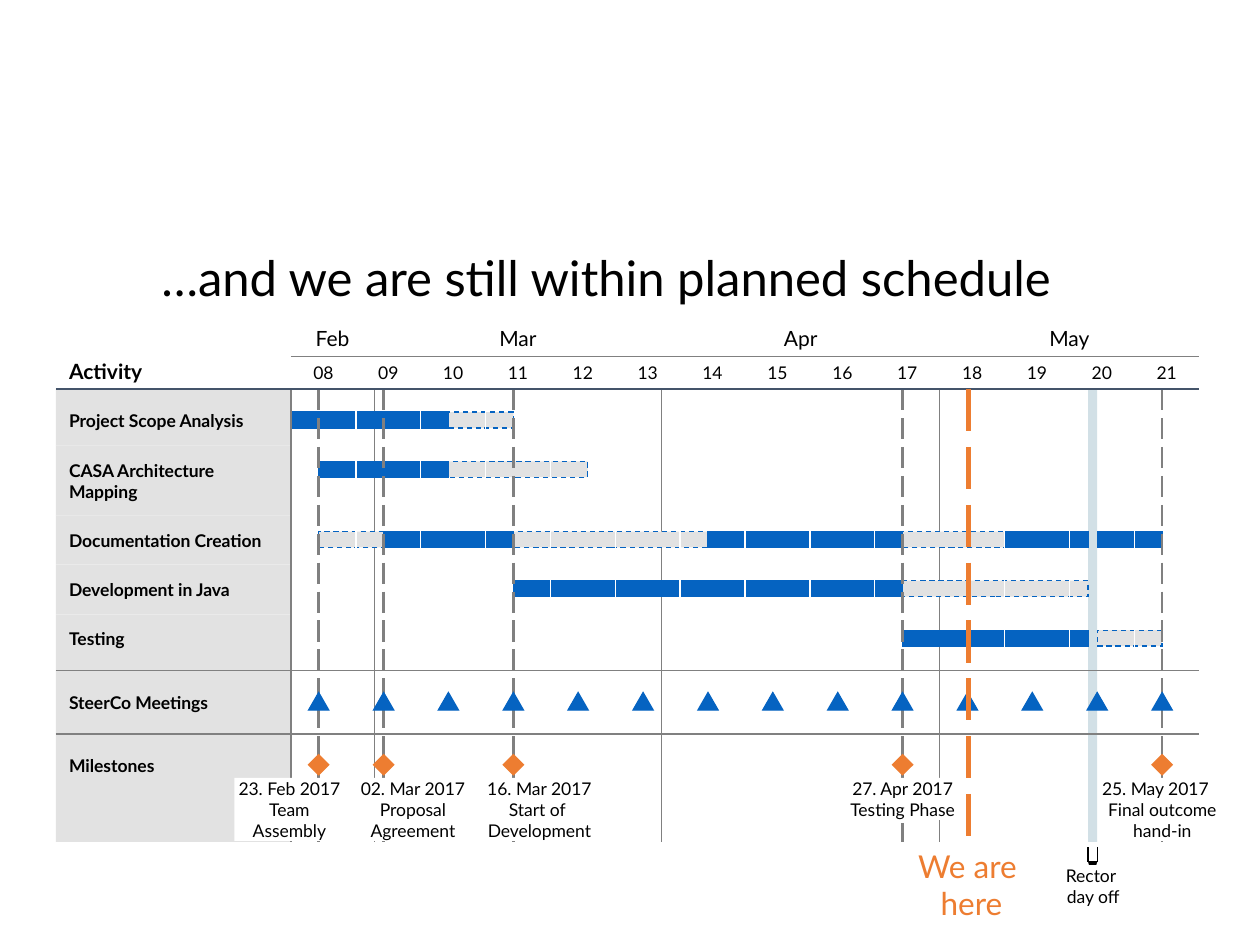
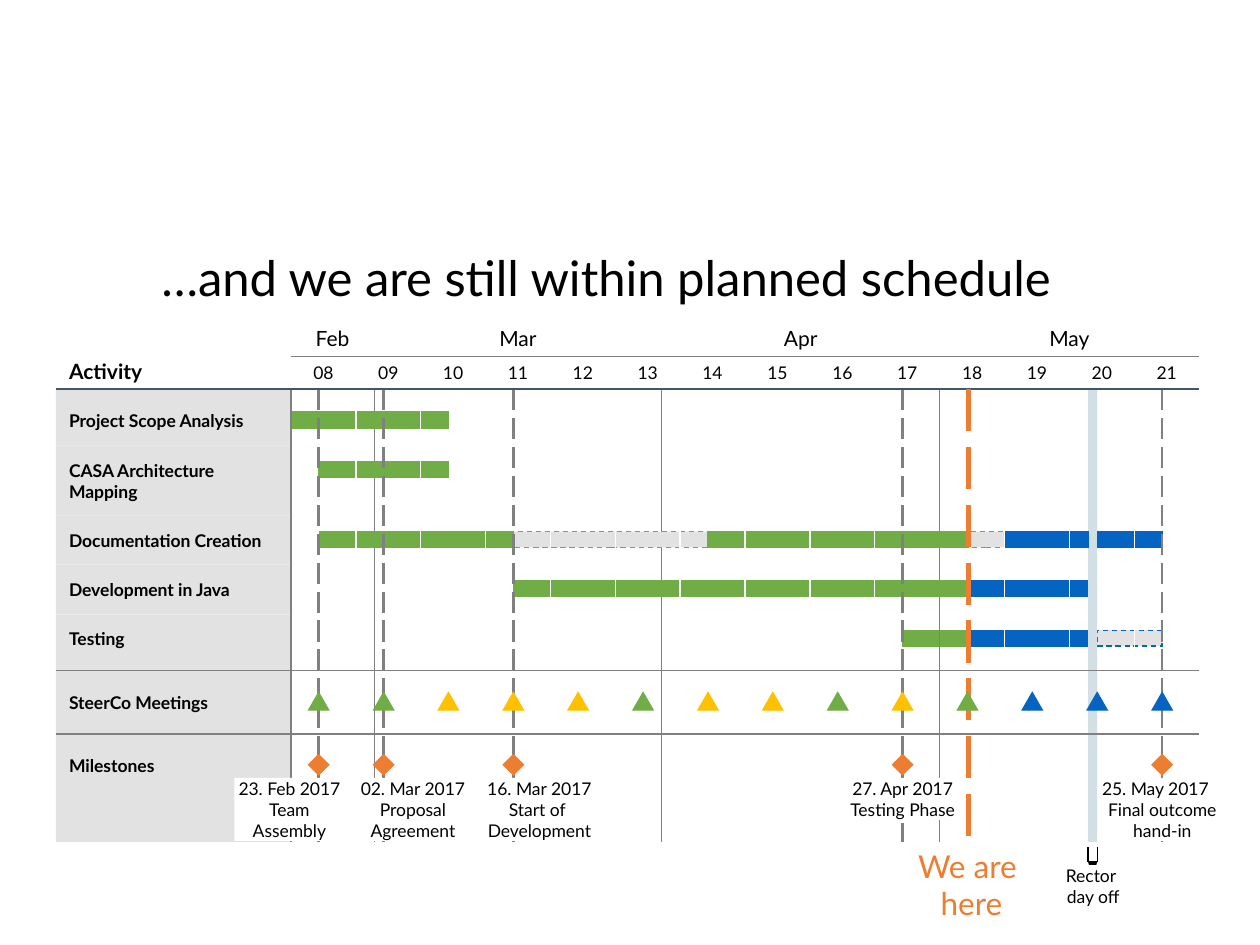
Before and after one commit to Plavit/CASA-refactor, a slide deck: slide 7 of docs/WIP/CASA_May4_v1.pptx. Drawn at 1260x945 pixels with LibreOffice and Linux fonts; fonts in the diff are those of the drawing; background and template pictures are left out. Boxes give left, top, right and bottom in pixels: in the first picture for what was removed or moved away, otherwise in the second. Text is boxed around its words. In the diff, an @@ line names an element or a change of style, - is before the commit and + after.

```diff
--- a/docs/WIP/CASA_May4_v1.pptx
+++ b/docs/WIP/CASA_May4_v1.pptx
@@ rectangle removed at box(449, 412, 514, 428) @@
@@ rectangle removed at box(449, 461, 587, 478) @@
@@ rectangle removed at box(319, 532, 384, 548) @@
@@ fill #0563C1 to #70AD47; outline #0563C1 0.75 pt to #70AD47 0.75 pt in 10 elements at box(292, 412, 449, 428), box(319, 461, 449, 478), box(958, 693, 978, 711), box(828, 693, 848, 711), box(633, 693, 653, 711), box(374, 693, 394, 711), box(309, 693, 329, 711), box(513, 581, 968, 597), box(708, 532, 969, 548), box(320, 532, 514, 548) @@
@@ rectangle: place and size @@
-rectangle at box(384, 532, 514, 548)
+rectangle at box(320, 532, 514, 548)
@@ rectangle at box(513, 532, 708, 548): outline #0563C1 0.75 pt dashed to #70AD47 0.75 pt dashed @@
@@ rectangle: place and size @@
-rectangle at box(708, 532, 902, 548)
+rectangle at box(708, 532, 969, 548)
@@ rectangle at box(969, 532, 1005, 548): outline #0563C1 0.75 pt dashed to #70AD47 0.75 pt dashed @@
@@ rectangle: place and size @@
-rectangle at box(902, 532, 1004, 548)
+rectangle at box(969, 532, 1005, 548)
@@ rectangle: place and size @@
-rectangle at box(513, 581, 902, 597)
+rectangle at box(513, 581, 968, 597)
@@ rectangle: place and size @@
-rectangle at box(902, 581, 1087, 597)
+rectangle at box(969, 581, 1089, 597)
@@ rectangle at box(969, 581, 1089, 597): fill #E2E2E2 to #0563C1; outline #0563C1 0.75 pt dashed to #0563C1 0.75 pt @@
@@ rectangle added at box(903, 630, 969, 646), fill #70AD47, outline #70AD47 0.75 pt @@
@@ rectangle: place and size @@
-rectangle at box(902, 630, 1087, 646)
+rectangle at box(969, 630, 1087, 646)
@@ fill #0563C1 to #FFC000; outline #0563C1 0.75 pt to #FFC000 0.75 pt in 6 elements at box(892, 693, 912, 711), box(762, 693, 782, 711), box(698, 693, 718, 711), box(568, 693, 588, 711), box(503, 693, 523, 711), box(438, 693, 459, 711) @@
```
Also in this commit, not shown: 2 other slides changed, 3 other files.
